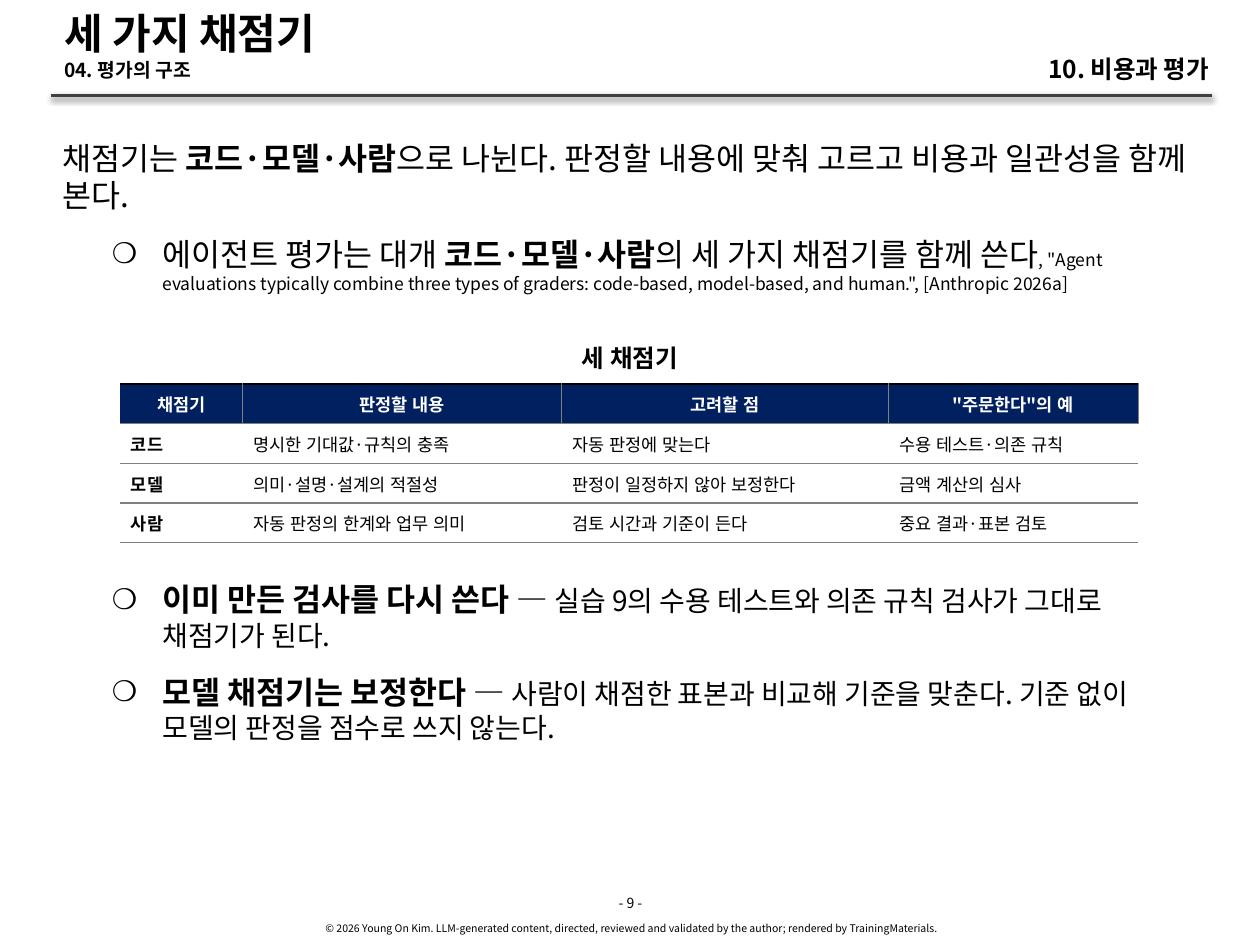
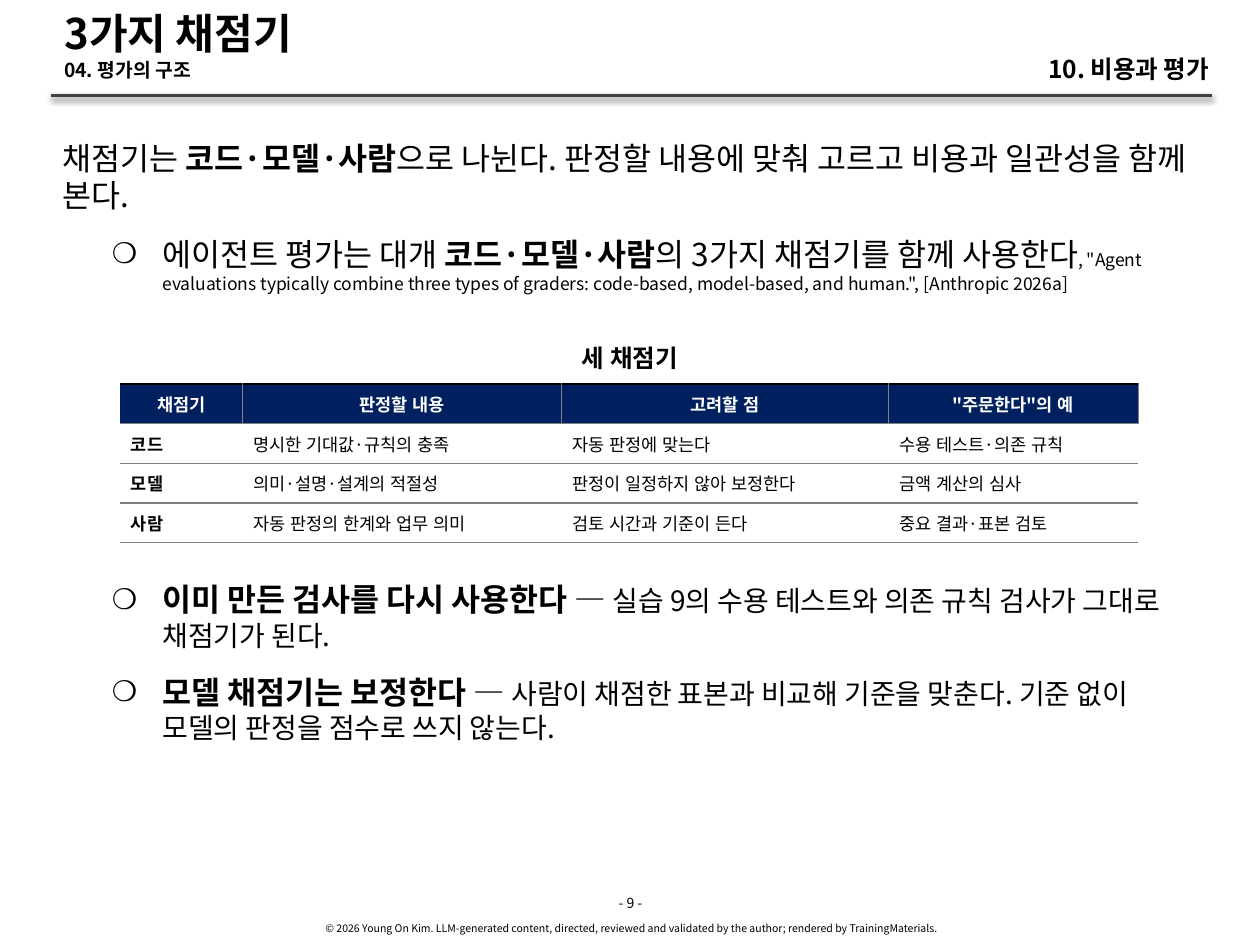
Before and after one commit to YoungSan77/TrainingMaterials, a slide deck: slide 9 of courses/ai-native/sessions/s10.pptx. Drawn at 1260x945 pixels with LibreOffice and Linux fonts; fonts in the diff are those of the drawing. Boxes give left, top, right and bottom in pixels: in the first picture for what was removed or moved away, otherwise in the second. Text is boxed around its words. In the diff, an @@ line names an element or a change of style, - is before the commit and + after.

```diff
--- a/courses/ai-native/sessions/s10.pptx
+++ b/courses/ai-native/sessions/s10.pptx
@@ title at bbox=[64, 13, 292, 53]: text changed @@
-세 가지 채점기
+3가지 채점기
@@ text at bbox=[163, 239, 1142, 295]: text changed @@
-    ❍ 에이전트 평가는 대개 코드·모델·사람의 세 가지 채점기를 함께 쓴다, "Agent evaluations typically combine three types of graders: code-based, model-based, and human.", [Anthropic 2026a]
+    ❍ 에이전트 평가는 대개 코드·모델·사람의 3가지 채점기를 함께 사용한다, "Agent evaluations typically combine three types of graders: code-based, model-based, and human.", [Anthropic 2026a]
@@ text at bbox=[163, 584, 1160, 649]: text changed @@
-    ❍ 이미 만든 검사를 다시 쓴다 — 실습 9의 수용 테스트와 의존 규칙 검사가 그대로 채점기가 된다.
+    ❍ 이미 만든 검사를 다시 사용한다 — 실습 9의 수용 테스트와 의존 규칙 검사가 그대로 채점기가 된다.
```
Also in this commit, not shown: 7 other slides changed, 31 other files.
